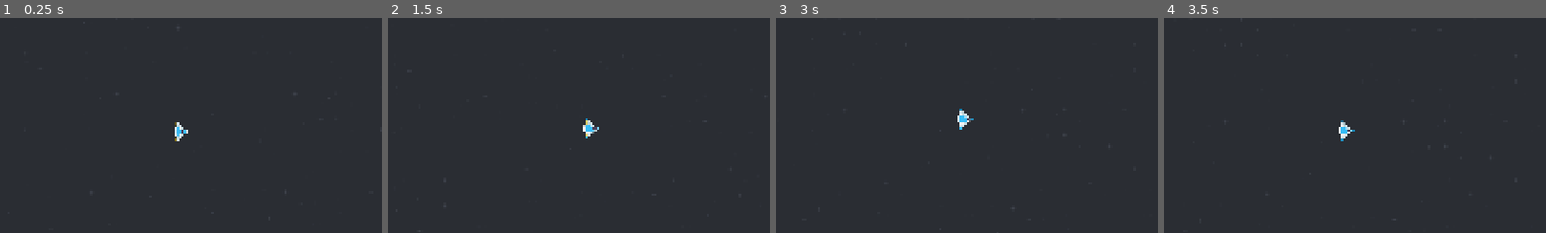
Above: before the commit, frames 1-4 (left to right).
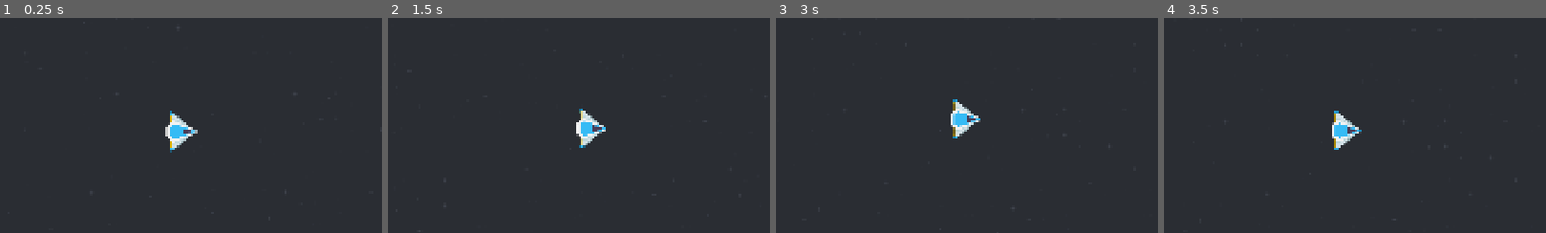
Above: after the commit, the same moments.

Repository: two-sticks-and-a-rock/space-arcade
Game: Godot game, scene res://scenes/main.tscn
Two runs of this game, one before a commit and one after it. Both use one fixed random seed, a clock stepped at 60 frames per second and the inputs below.
Inputs (mouse positions are % of the whole screen's width and height, from its top left):
- Up to frame 1 (0.25 s): no input
- Up to frame 2 (1.5 s): tap Enter at 0.5 s; move the mouse to (72, 45) at 0.52 s; press the mouse at (72, 45) at 0.53 s; tap Space at 1.25 s; move the mouse to (30, 55) at 1.27 s; release the mouse at (30, 55) at 1.28 s; click (30, 55) at 1.35 s
- Up to frame 3 (3 s): move the mouse to (60, 28) at 2.02 s; press the mouse at (60, 28) at 2.03 s; tap Enter at 2.75 s; move the mouse to (45, 70) at 2.77 s; release the mouse at (45, 70) at 2.78 s; click (45, 70) at 2.85 s
- Up to frame 4 (3.5 s): no input
The pictures show only the part of the screen within x 26-76%, y 24-74%; the shares and areas given below are measured in that part.

The runs differ from the first frame. In frame 1, 0.7% of the frame differs, in the area x 43-52%, y 43-63%; in frame 2, 0.7%; in frame 3, 0.7%; in frame 4, 0.7%.

Commit message:
Fix camera sprite jitter by setting Camera callback process to physics

Diff:
--- a/scenes/player/player.tscn
+++ b/scenes/player/player.tscn
@@ -16,7 +16,7 @@
 }]
 
 [sub_resource type="CircleShape2D" id="CircleShape2D_gmlin"]
-radius = 26.019224
+radius = 36.05551
 
 [node name="player" type="RigidBody2D" unique_id=2109895852]
 position = Vector2(242, 325)
@@ -26,7 +26,6 @@
 
 [node name="AnimatedSprite2D" type="AnimatedSprite2D" parent="." unique_id=1546061967]
 rotation = 1.5707964
-scale = Vector2(0.5, 0.5)
 sprite_frames = SubResource("SpriteFrames_kcn5b")
 animation = &"fly"
 
@@ -37,6 +36,7 @@
 script = ExtResource("3_gmlin")
 
 [node name="Camera2D" type="Camera2D" parent="." unique_id=1719499633]
+process_callback = 0
 position_smoothing_enabled = true
 
 [connection signal="body_entered" from="." to="." method="_on_body_entered"]
